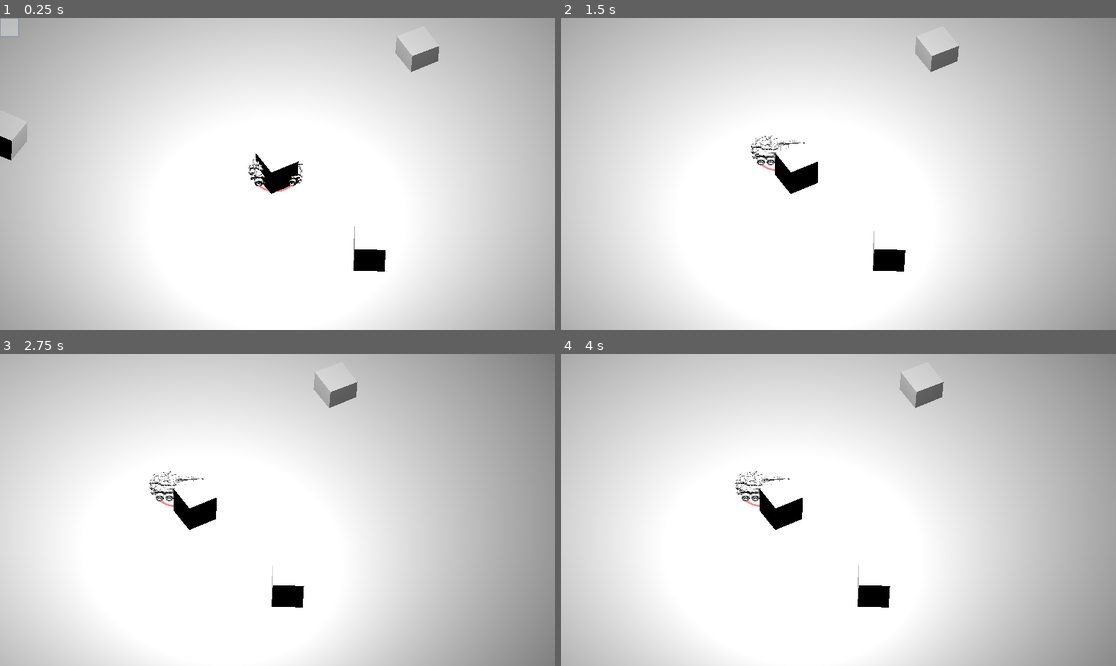
Above: before the commit, frames 1-4 (two rows, left to right).
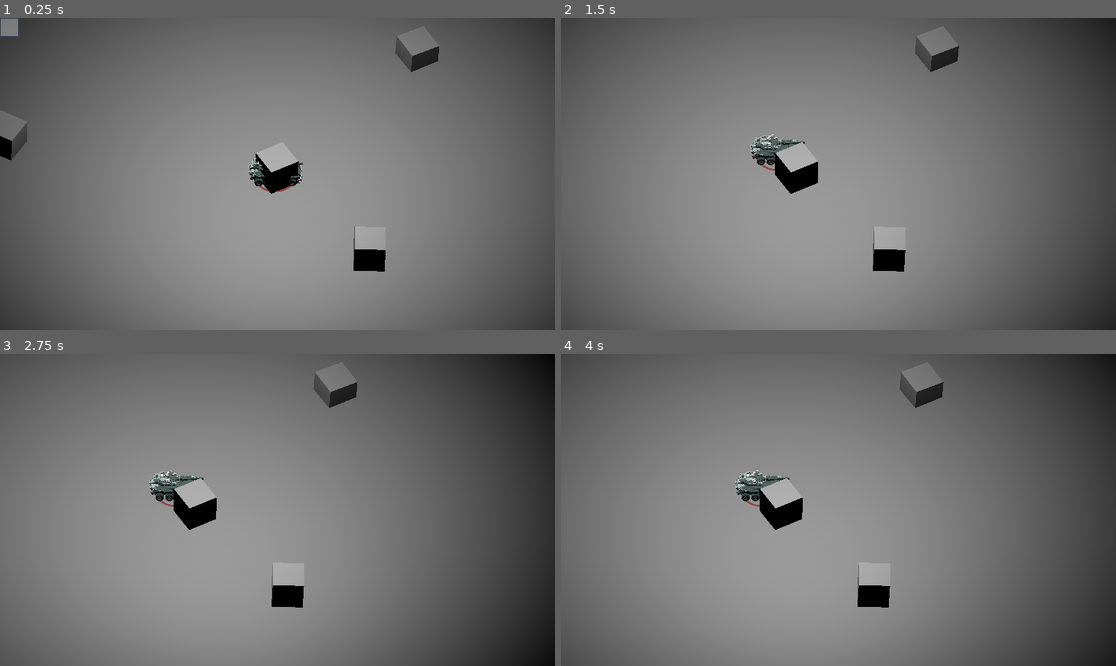
Above: after the commit, the same moments.

Repository: thelazyone/godot_topdown_shooter
Game: Godot game, scene res://world.tscn
Two runs of this game, one before a commit and one after it. Both use one fixed random seed, a clock stepped at 60 frames per second and the inputs below.
Inputs (mouse positions are in pixels of both pictures, inside the frame that each line leads up to):
- Up to frame 1 (0.25 s): no input
- Up to frame 2 (1.5 s): move the mouse to (960, 158) at 0.52 s; hold Right (ui_right) 0.53-1.25 s; click (960, 158) at 0.67 s; drag from (727, 189) to (810, 236) at 1.27 s
- Up to frame 3 (2.75 s): tap Enter at 2 s; move the mouse to (333, 441) at 2.02 s; hold Right (ui_right) from 2.03 s (still down)
- Up to frame 4 (4 s): release Right (ui_right) at 2.75 s; drag from (810, 572) to (672, 463) at 2.77 s; tap Space at 3.5 s; move the mouse to (1005, 556) at 3.52 s; hold Left (ui_left) from 3.53 s (still down)

The runs differ from the first frame. In frame 1, 99% of the frame differs, in the area x 0-100%, y 0-100%; in frame 2, 99%; in frame 3, 99%; in frame 4, 99%.

Commit message:
added proper material for tank

Diff:
--- a/levels/level_components/Actors.gd
+++ b/levels/level_components/Actors.gd
@@ -19,12 +19,6 @@
 	m_UnitsControlNode.movement_order.connect(go_to)
 	m_UnitsControlNode.area_selected.connect(select_actors)
 	m_UnitsControlNode.aim_order.connect(aim_to)
-
-	# Building Units orders
-	m_UnitsControlNode.build_worker_order.connect(add_worker)
-	m_UnitsControlNode.build_tank_order.connect(add_tank)
-	m_UnitsControlNode.build_factory_order.connect(build_factory)
-	m_UnitsControlNode.build_plant_order.connect(build_plant)
 
 
 # Called every frame. 'delta' is the elapsed time since the previous frame.
@@ -87,70 +81,7 @@
 				child.combat_stop()
 
 
-# Build Units commands
-func add_worker(coordinate):
-	pass
-	#var new_worker = preload("res://Scenes/worker.tscn").instantiate()
-	#new_worker.position = Geometry.plane_to_space(m_Camera.coords_on_xz(coordinate))
-	#adjust_materials(new_worker, 0.0)
-	#add_child(new_worker)
-
-
 func add_tank(coordinate): # Clearly temp:
 	var new_tank = get_node("tank").instantiate()
 	new_tank.position = Geometry.plane_to_space(m_Camera.coords_on_xz(coordinate))
-	adjust_materials(new_tank, 0.25)
 	add_child(new_tank)
-
-
-# Build Buildings commands
-func build_factory(coordinate):
-	pass
-	#var new_fact = preload("res://Scenes/factory.tscn").instantiate()
-	#new_fact.position = Geometry.plane_to_space(m_Camera.coords_on_xz(coordinate))
-	#adjust_materials(new_fact, 0.)
-	#add_child(new_fact)
-
-
-func build_plant(coordinate):
-	pass
-	#var new_plant = preload("res://Scenes/plant.tscn").instantiate()
-	#new_plant.position = Geometry.plane_to_space(m_Camera.coords_on_xz(coordinate))
-	#adjust_materials(new_plant, 0.)
-	#add_child(new_plant)
-
-
-# Shine Material adjustment. It should NOT be here. TODO.
-# Shine Factor
-@export var SHINE_FACTOR = 0.6
-
-# Sets the general reflection of the meshes of the created actors.
-# Might benefit being in a separate object. For now let's keep it here.
-func adjust_materials(node, lightness_factor : float = 0.0):
-
-	var desired_roughness = 1. - SHINE_FACTOR
-	var desired_specular = 0.
-
-	if node is MeshInstance3D and node.get_active_material(0) is StandardMaterial3D:
-		var material = node.get_active_material(0) as StandardMaterial3D
-		print("Setting roughness to", desired_roughness)
-		material.roughness = desired_roughness
-		material.specular = desired_specular
-				#material.albedo_color = Color(1,1,1,1)
-		if lightness_factor>0.1 :
-			print("Increasing emission to ", lightness_factor, "for ", node)
-			material.emission_enabled = true
-			material.emission = Color(lightness_factor,lightness_factor,lightness_factor,1)
-
-	elif node is MeshInstance3D:
-		var mesh = node.mesh
-		if mesh:
-			for i in range(mesh.get_surface_count()):
-				var material = mesh.surface_get_material(i)
-				if material and material is StandardMaterial3D:
-					material.roughness = desired_roughness
-					material.specular = desired_specular
-
-	# Recursively adjust materials for all children of the current node
-	for child in node.get_children():
-		adjust_materials(child, lightness_factor)
--- a/levels/level_components/environment.tscn
+++ b/levels/level_components/environment.tscn
@@ -19,7 +19,7 @@
 mesh = SubResource("PlaneMesh_twrfu")
 
 [node name="OmniLight3D" type="OmniLight3D" parent="."]
-transform = Transform3D(1, 0, 0, 0, 1, 0, 0, 0, 1, 0, 11.8649, 0)
+transform = Transform3D(1, 0, 0, 0, 1, 0, 0, 0, 1, 0, 18.9907, 0)
 light_energy = 15.4
 light_indirect_energy = 1.457
 light_volumetric_fog_energy = 2.676
Not shown: 1 places in units/tank/tank.tscn that only renumber resources
Not shown, added: units/tank/tank_body.mtl
Not shown, changed: units/tank/tank_body.obj
Not shown, changed: units/tank/tank_body.obj.import
Binary file added: units/tank/tank_mat.png
Not shown, added: units/tank/tank_mat.png.import
Not shown, added: units/tank/tank_turret.mtl
Not shown, changed: units/tank/tank_turret.obj
Not shown, changed: units/tank/tank_turret.obj.import
Not shown, changed: .gitignore
Not shown, removed: units/tank/tan356.tmp
